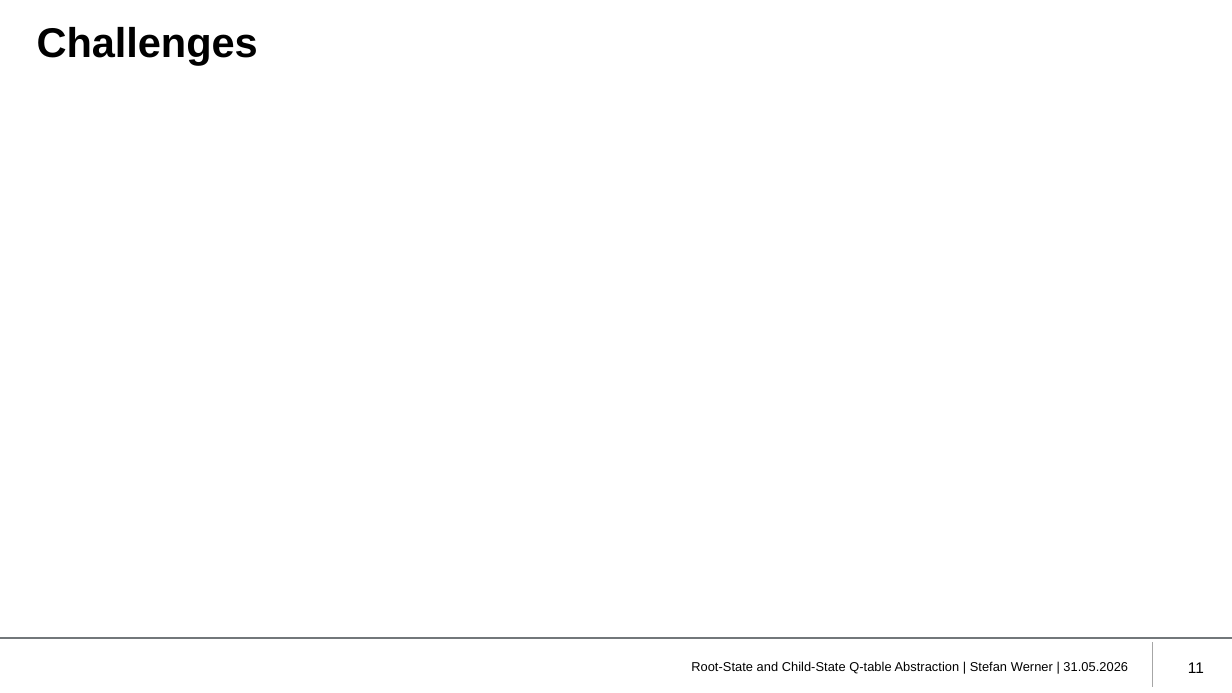
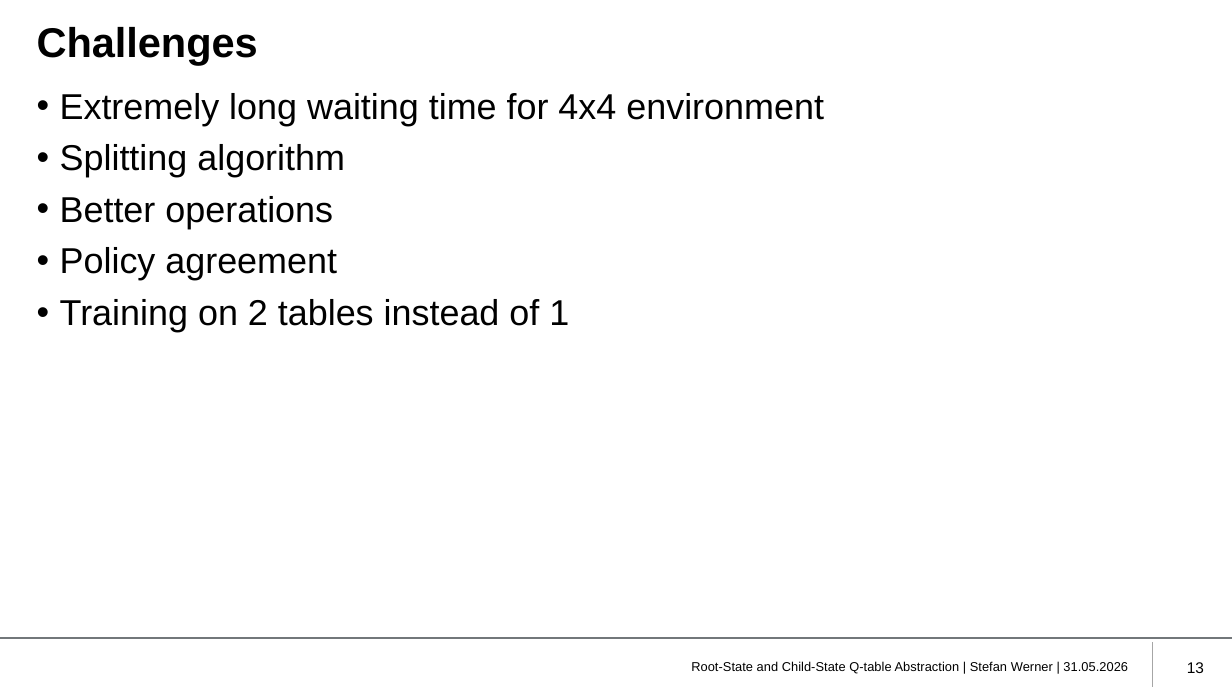
Before and after one commit to RxndyOG/BachelorsThesisStateAbstractionStefanWerner, a slide deck: slide 13 of Thesis/Development of a root-state and child-state abstraction algorithm.pptx (slide 11 before the commit). Drawn at 1232x693 pixels with LibreOffice and Linux fonts; fonts in the diff are those of the drawing; background and template pictures are left out. Boxes give left, top, right and bottom in pixels: in the first picture for what was removed or moved away, otherwise in the second. Text is boxed around its words. In the diff, an @@ line names an element or a change of style, - is before the commit and + after.

```diff
--- a/Thesis/Development of a root-state and child-state abstraction algorithm.pptx
+++ b/Thesis/Development of a root-state and child-state abstraction algorithm.pptx
@@ text added at (x1=60, y1=93, x2=824, y2=332), 21 pt, text #000000 @@
+• Extremely long waiting time for 4x4 environment
+• Splitting algorithm
+• Better operations
+• Policy agreement
+• Training on 2 tables instead of 1
@@ page number at (x1=1187, y1=662, x2=1204, y2=673): text changed @@
-11
+13
```
Also in this commit, not shown: 7 other slides changed, 1 slide added, 6 other files.
